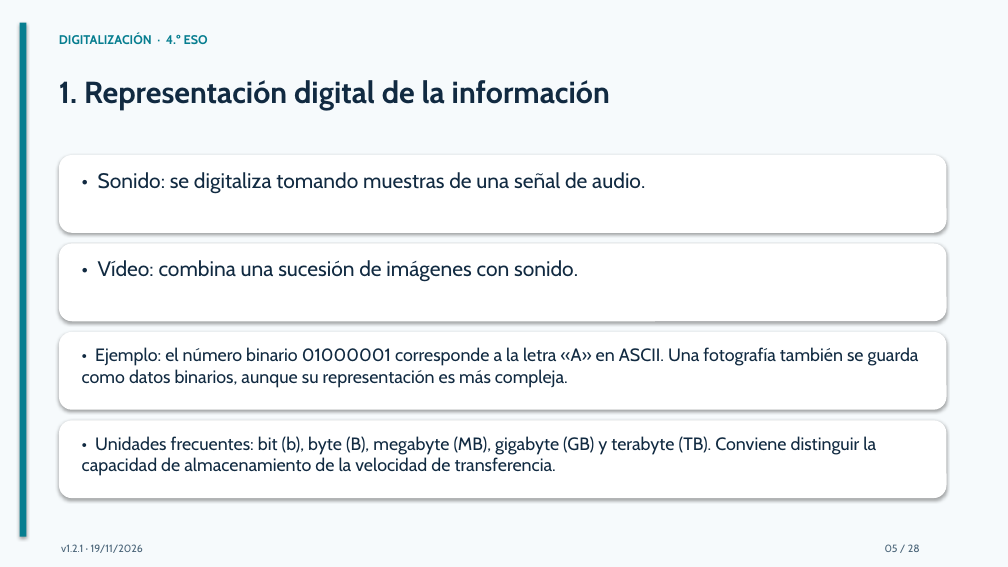
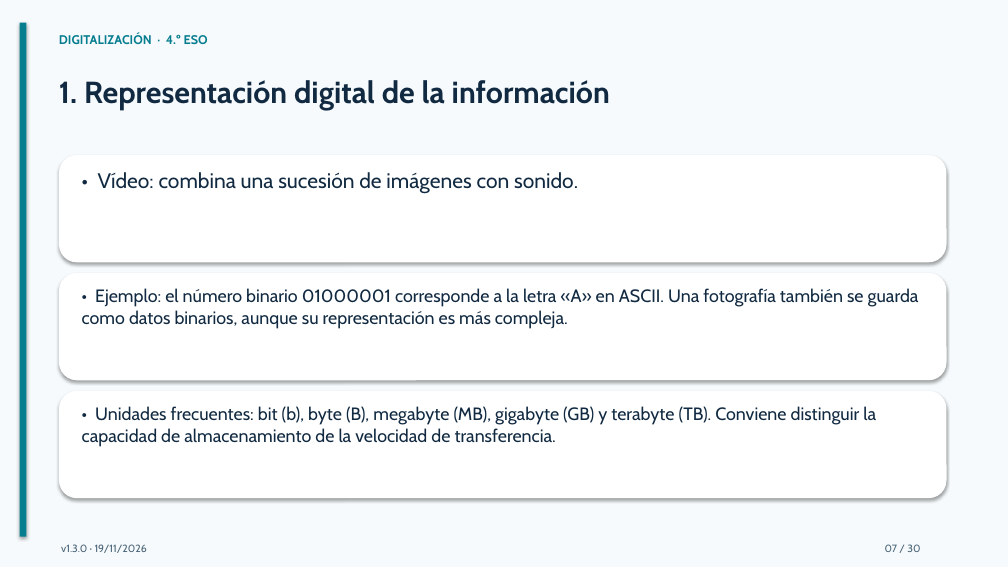
Before and after one commit to bitschips/digitaliza4, a slide deck: slide 7 of temas/tema-01-arquitectura-de-ordenadores/presentaciones/tema-01-arquitectura-de-ordenadores.pptx (slide 5 before the commit). Drawn at 1008x567 pixels with LibreOffice and Linux fonts; fonts in the diff are those of the drawing. Boxes give left, top, right and bottom in pixels: in the first picture for what was removed or moved away, otherwise in the second. Text is boxed around its words. In the diff, an @@ line names an element or a change of style, - is before the commit and + after.

```diff
--- a/temas/tema-01-arquitectura-de-ordenadores/presentaciones/tema-01-arquitectura-de-ordenadores.pptx
+++ b/temas/tema-01-arquitectura-de-ordenadores/presentaciones/tema-01-arquitectura-de-ordenadores.pptx
@@ rounded rectangle: place and size @@
-rounded rectangle at (59,155,947,233)
+rounded rectangle at (59,155,947,262)
@@ text "• Vídeo: combina una sucesión ...": place and size @@
-text "• Vídeo: combina una sucesión ..." at (98,260,578,282)
+text "• Vídeo: combina una sucesión ..." at (98,172,578,194)
@@ text removed at (98,172,645,194) @@
-• Sonido: se digitaliza tomando muestras de una señal de audio.
@@ rounded rectangle: place and size @@
-rounded rectangle at (59,243,947,321)
+rounded rectangle at (59,273,947,380)
@@ text "• Ejemplo: el número binario ...": place and size @@
-text "• Ejemplo: el número binario ..." at (82,347,919,388)
+text "• Ejemplo: el número binario ..." at (82,288,919,329)
@@ rounded rectangle: place and size @@
-rounded rectangle at (59,332,947,410)
+rounded rectangle at (59,391,947,498)
@@ text "• Unidades frecuentes: bit (b), ...": place and size @@
-text "• Unidades frecuentes: bit (b), ..." at (82,436,876,476)
+text "• Unidades frecuentes: bit (b), ..." at (82,406,876,447)
@@ rounded rectangle removed at (59,420,947,498) @@
@@ text at (61,544,147,553): text changed @@
-v1.2.1 · 19/11/2026
+v1.3.0 · 19/11/2026
@@ text at (885,544,920,552): text changed @@
-05 / 28
+07 / 30
```
Also in this commit, not shown: 27 other slides changed, 2 slides added, 2 other files.
